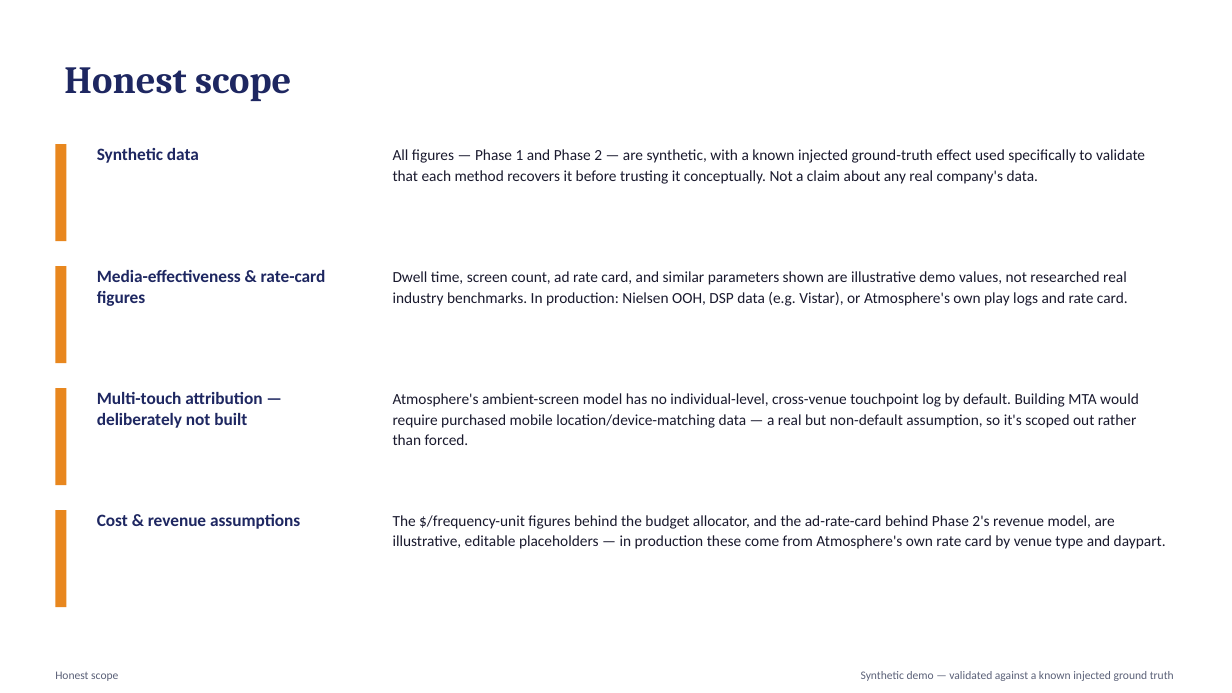
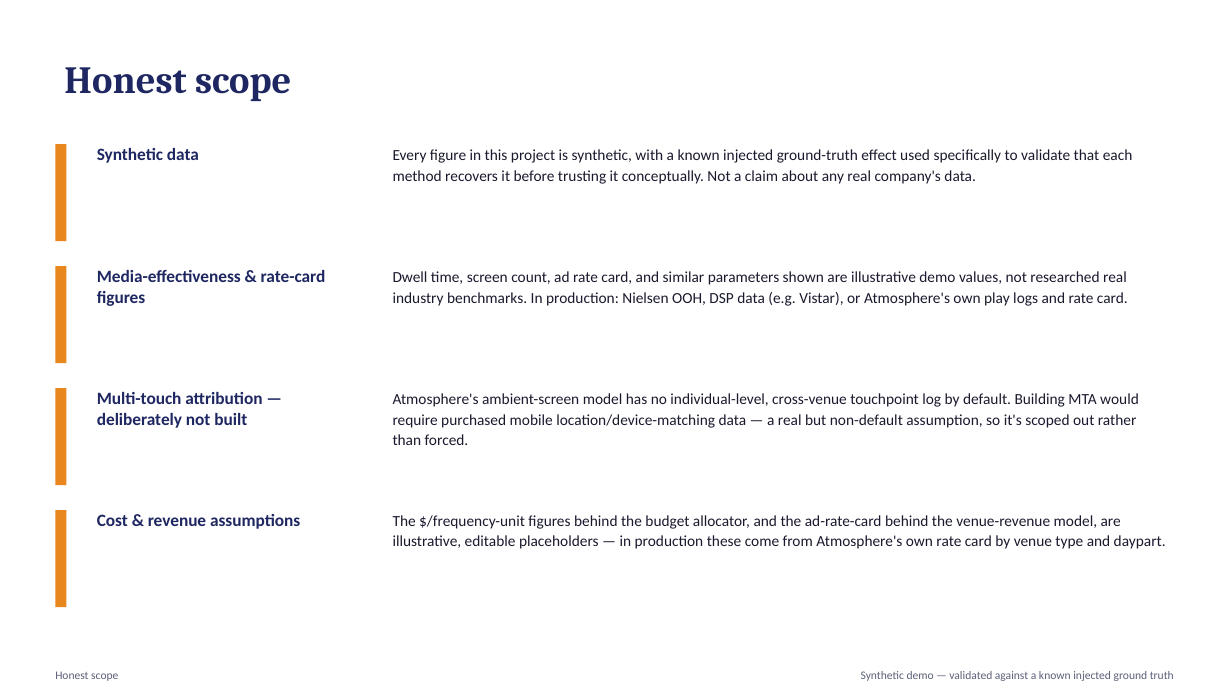
Before and after one commit to crystal1361/atmosphere-dooh-measurement, a slide deck: slide 11 of deck/AtmosphereTV_DOOH_Measurement.pptx. Drawn at 1232x693 pixels with LibreOffice and Linux fonts; fonts in the diff are those of the drawing. Boxes give left, top, right and bottom in pixels: in the first picture for what was removed or moved away, otherwise in the second. Text is boxed around its words. In the diff, an @@ line names an element or a change of style, - is before the commit and + after.

```diff
--- a/deck/AtmosphereTV_DOOH_Measurement.pptx
+++ b/deck/AtmosphereTV_DOOH_Measurement.pptx
@@ text at [393, 149, 1133, 184]: text changed @@
-All figures — Phase 1 and Phase 2 — are synthetic, with a known injected ground-truth effect used specifically to validate that each method recovers it before trusting it conceptually. Not a claim about any real company's data.
+Every figure in this project is synthetic, with a known injected ground-truth effect used specifically to validate that each method recovers it before trusting it conceptually. Not a claim about any real company's data.
@@ text at [393, 515, 1166, 549]: text changed @@
-The $/frequency-unit figures behind the budget allocator, and the ad-rate-card behind Phase 2's revenue model, are illustrative, editable placeholders — in production these come from Atmosphere's own rate card by venue type and daypart.
+The $/frequency-unit figures behind the budget allocator, and the ad-rate-card behind the venue-revenue model, are illustrative, editable placeholders — in production these come from Atmosphere's own rate card by venue type and daypart.
```
Also in this commit, not shown: 4 other slides changed, 21 other files.
